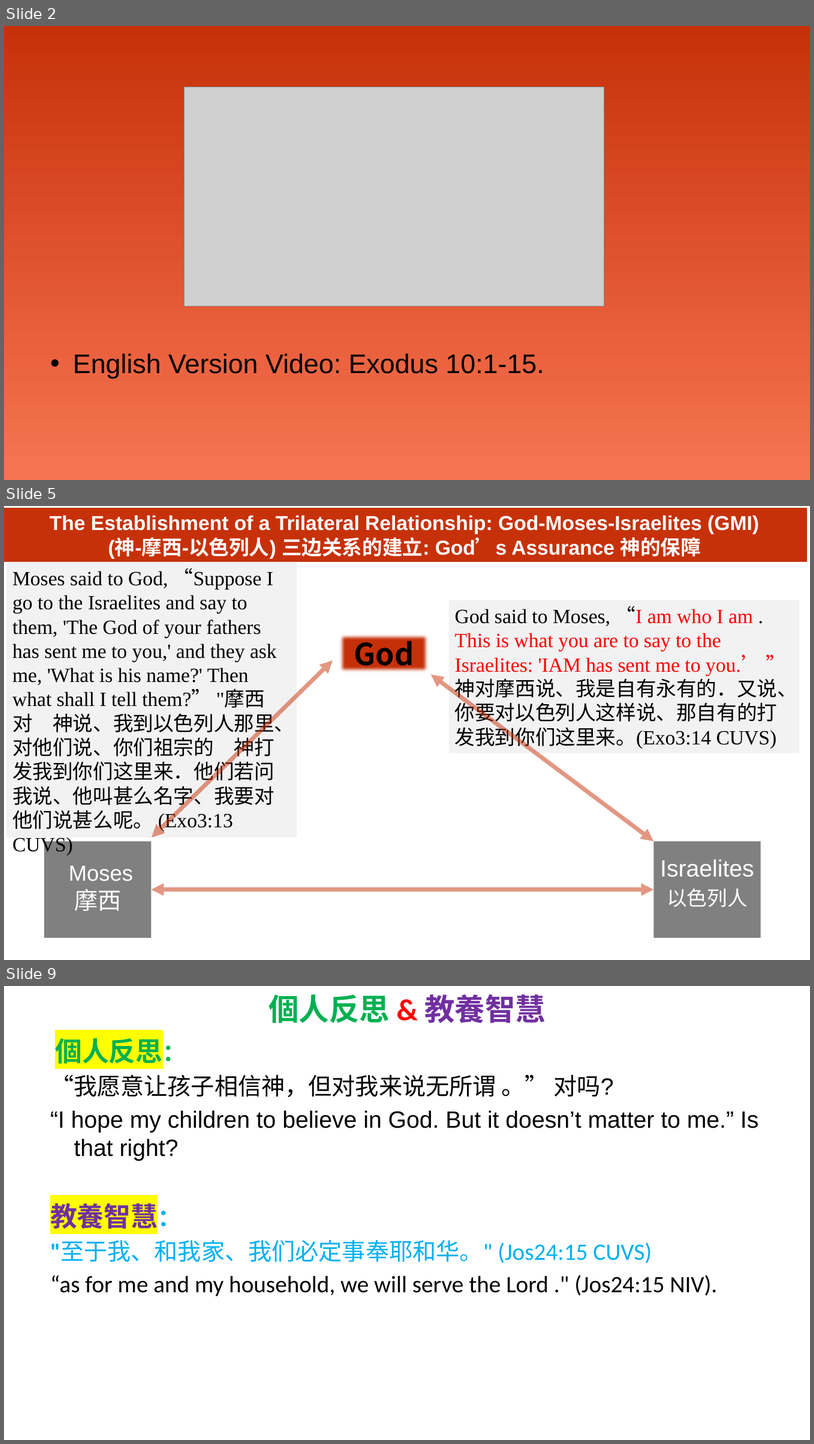
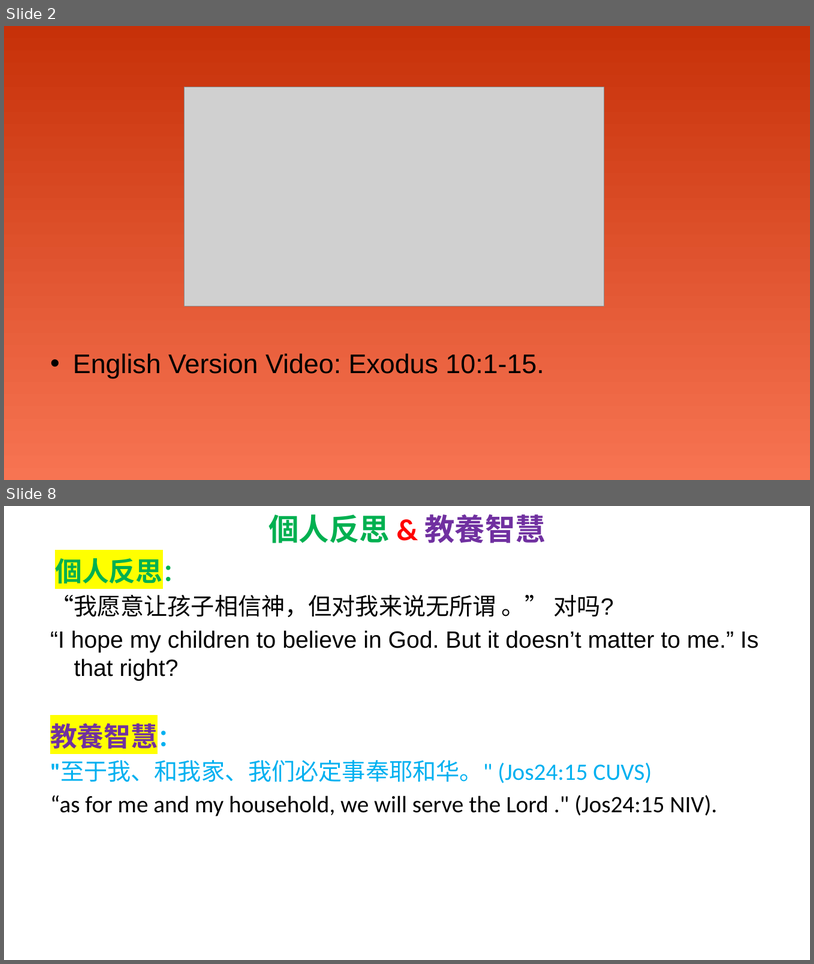
Before and after one commit to wdingbox/accc_2025_pp, a slide deck: ppt/Exodus/exo10_1_15.pptx. Shown one above the other, each under a label of ours: slides 2, 5 and 9 before the commit, slides 2 and 8 after it; the slides between them are not shown. The pictures are 814x1444 and 814x964 pixels, drawn with LibreOffice and Linux fonts; fonts in the diff are those of the drawing; grey boxes stand for pictures; background and template pictures are left out. Boxes give left, top, right and bottom in pixels: in the first picture for what was removed or moved away, otherwise in the second. Text is boxed around its words. In the diff, an @@ line names an element or a change of style, - is before the commit and + after.

```diff
--- a/ppt/Exodus/exo10_1_15.pptx
+++ b/ppt/Exodus/exo10_1_15.pptx
@@ slide 5 removed at (4, 506, 810, 960), background picture (left out) @@
@@ rectangle removed at (4, 507, 808, 562) @@
-The Establishment of a Trilateral Relationship: God-Moses-Israelites (GMI)
-(神-摩西-以色列人) 三边关系的建立: God’s Assurance 神的保障
@@ rectangle removed at (6, 562, 297, 837) @@
-Moses said to God, “Suppose I go to the Israelites and say to them, 'The God of your fathers has sent me to you,' and they ask me, 'What is his name?' Then what shall I tell them?” "摩西对 神说、我到以色列人那里、对他们说、你们祖宗的 神打发我到你们这里来．他们若问我说、他叫甚么名字、我要对他们说甚么呢。 (Exo3:13 CUVS)
@@ rectangle removed at (449, 600, 800, 753) @@
-God said to Moses, “I am who I am . This is what you are to say to the Israelites: 'IAM has sent me to you.’ ” 神对摩西说、我是自有永有的．又说、你要对以色列人这样说、那自有的打发我到你们这里来。(Exo3:14 CUVS)
@@ rectangle removed at (338, 632, 431, 675) @@
-God
@@ double arrow removed from (333, 660) to (152, 838) @@
@@ double arrow removed from (431, 674) to (654, 841) @@
@@ text removed at (45, 841, 152, 938) @@
-Moses
-摩西
-M
@@ rectangle removed at (654, 841, 761, 938) @@
-Israelites
-以色列人
-M
@@ double arrow removed from (152, 889) to (654, 889) @@
@@ what was slide 9 is now slide 8 @@
```
Also in this commit, not shown: 3 slides changed, 2 slides added, 2 other slides removed, 5 other files.
